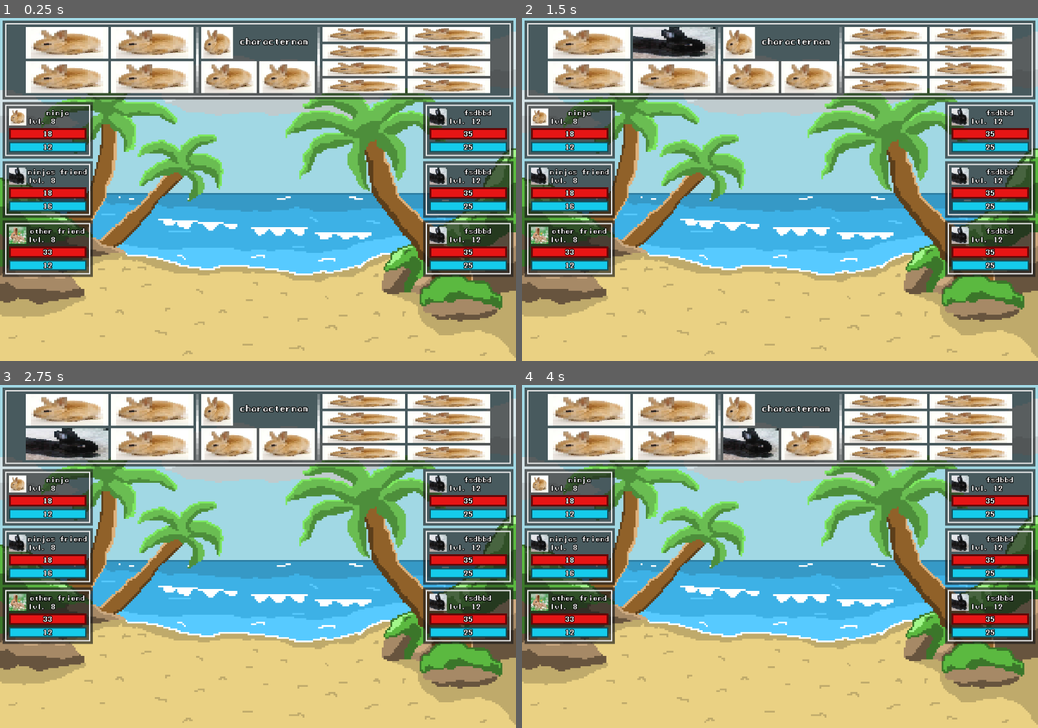
Above: before the commit, frames 1-4 (two rows, left to right).
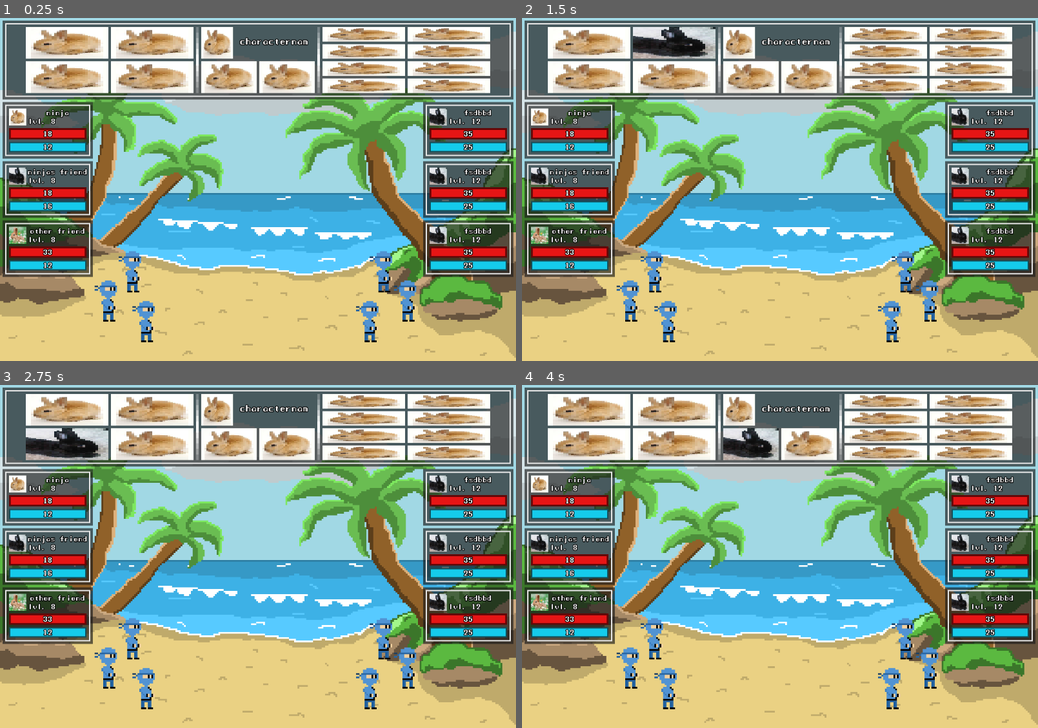
Above: after the commit, the same moments.

Repository: qwerty4u6/group-game
Game: Godot game, scene res://scenes/main.tscn
Two runs of this game, one before a commit and one after it. Both use one fixed random seed, a clock stepped at 60 frames per second and the inputs below.
Inputs (mouse positions are in pixels of both pictures, inside the frame that each line leads up to):
- Up to frame 1 (0.25 s): no input
- Up to frame 2 (1.5 s): click (589, 42) at 0.52 s; click (676, 42) at 1.27 s
- Up to frame 3 (2.75 s): click (67, 443) at 2.02 s
- Up to frame 4 (4 s): click (676, 443) at 2.77 s; click (749, 443) at 3.5 s

The runs differ from the first frame. In frame 1, 1.8% of the frame differs, in the area x 18-81%, y 67-95%; in frame 2, 1.8%; in frame 3, 1.8%; in frame 4, 1.8%.

Commit message:
this shit sucks

Diff:
--- a/scenes/action_box.gd
+++ b/scenes/action_box.gd
@@ -1,18 +1,12 @@
 extends Panel
 
-var text_box
-var action_box
-var empty_box
-var text_box_label
+@onready var text_box = get_node("MarginContainer/TextBox")
+@onready var action_box = get_node("MarginContainer/ActionBox")
+@onready var empty_box = get_node("MarginContainer/EmptyBox")
+@onready var text_box_label = text_box.get_node("MarginContainer/Label")
 
 signal text_done_displaying
 signal textbox_closed
-
-func _ready():
-	text_box = get_node("MarginContainer/TextBox")
-	action_box = get_node("MarginContainer/ActionBox")
-	empty_box = get_node("MarginContainer/EmptyBox")
-	text_box_label = text_box.get_node("MarginContainer/Label")
 
 func _input(event):
 	if Input.is_action_just_pressed("ui_accept") or Input.is_mouse_button_pressed(MOUSE_BUTTON_LEFT):
@@ -33,7 +27,7 @@
 
 func to_empty_box():
 	text_box.hide()
-	action_box.hite()
+	action_box.hide()
 	empty_box.show()
 
 func show_text(text):
--- a/scenes/battle.gd
+++ b/scenes/battle.gd
@@ -1,17 +1,22 @@
-extends Control # 390, 270
+extends Control
 
-var team_resources
 var members = []
 
 @onready var char_stat_display_scene = preload("res://scenes/char_stat_display.tscn")
+@onready var battle_character_scene = preload("res://scenes/battle_character.tscn")
 
 signal textbox_closed
 
 func _ready():
-	team_resources = [
+	var team_resources = [
 		load("res://resources/player characters/ninja.tres"),
 		load("res://resources/player characters/ninja2.tres"),
 		load("res://resources/player characters/ninja3.tres")
+	]
+	var team_member_positions = [
+		Vector2(308, 592),
+		Vector2(252, 660),
+		Vector2(340, 708),
 	]
 	var offset = (806 - team_resources.size() * 138) / 2
 	var i = 0
@@ -20,8 +25,13 @@
 		members.push_back(disp)
 		add_child(disp)
 		disp.init(team_resources[i])
+		disp.position = Vector2(6, offset + i * 138)
 
-		disp.position = Vector2(6, offset + i * 138)
+		var char = battle_character_scene.instantiate()
+		add_child(char)
+		char.init(disp)
+		char.position = team_member_positions[i]
+
 		i += 1
 
 	team_resources = [
@@ -29,14 +39,24 @@
 		load("res://resources/enemy characters/placeholder enemy.tres"),
 		load("res://resources/enemy characters/placeholder enemy.tres")
 	]
+	team_member_positions = [
+		Vector2(892, 592),
+		Vector2(948, 660),
+		Vector2(860, 708),
+	]
 	i = 0
 	for member in team_resources.size():
 		var disp = char_stat_display_scene.instantiate()
 		members.push_back(disp)
 		add_child(disp)
 		disp.init(team_resources[i])
+		disp.position = Vector2(984, offset + i * 138)
 
-		disp.position = Vector2(984, offset + i * 138)
+		var char = battle_character_scene.instantiate()
+		add_child(char)
+		char.init(disp)
+		char.position = team_member_positions[i]
+
 		i += 1
 
 	$ActionBox.to_action_box()
--- /dev/null
+++ b/scenes/battle_character.gd
@@ -0,0 +1,20 @@
+extends Area2D
+
+var stat_display
+
+@onready var mouse_area = $"/root/Battle/MouseArea"
+
+signal mouse_exit
+
+func init(disp):
+	stat_display = disp
+
+func _on_area_entered(area):
+	if area == mouse_area:
+		stat_display.start_hover()
+		await mouse_exit
+		stat_display.stop_hover()
+
+func _on_area_exited(area):
+	if area == mouse_area:
+		emit_signal("mouse_exit")
--- /dev/null
+++ b/scenes/battle_character.tscn
@@ -0,0 +1,120 @@
+[gd_scene load_steps=18 format=3 uid="uid://cncefid4cgbfx"]
+
+[ext_resource type="Script" path="res://scenes/battle_character.gd" id="1_3stde"]
+[ext_resource type="Texture2D" uid="uid://dqtpoe5bkwovu" path="res://assets/sprites/ninja idle.png" id="1_v4j24"]
+[ext_resource type="Texture2D" uid="uid://ss1gxhx2pbqx" path="res://assets/sprites/ninja running.png" id="2_dbat2"]
+
+[sub_resource type="RectangleShape2D" id="RectangleShape2D_fwdp6"]
+size = Vector2(56, 96)
+
+[sub_resource type="AtlasTexture" id="AtlasTexture_jtdmk"]
+atlas = ExtResource("1_v4j24")
+region = Rect2(0, 0, 16, 24)
+
+[sub_resource type="AtlasTexture" id="AtlasTexture_yu0ml"]
+atlas = ExtResource("1_v4j24")
+region = Rect2(16, 0, 16, 24)
+
+[sub_resource type="AtlasTexture" id="AtlasTexture_f2nbo"]
+atlas = ExtResource("1_v4j24")
+region = Rect2(32, 0, 16, 24)
+
+[sub_resource type="AtlasTexture" id="AtlasTexture_cvnn7"]
+atlas = ExtResource("1_v4j24")
+region = Rect2(0, 24, 16, 24)
+
+[sub_resource type="AtlasTexture" id="AtlasTexture_xll50"]
+atlas = ExtResource("1_v4j24")
+region = Rect2(16, 24, 16, 24)
+
+[sub_resource type="AtlasTexture" id="AtlasTexture_1845q"]
+atlas = ExtResource("1_v4j24")
+region = Rect2(32, 24, 16, 24)
+
+[sub_resource type="AtlasTexture" id="AtlasTexture_a86ul"]
+atlas = ExtResource("1_v4j24")
+region = Rect2(0, 48, 16, 24)
+
+[sub_resource type="AtlasTexture" id="AtlasTexture_po6bj"]
+atlas = ExtResource("1_v4j24")
+region = Rect2(16, 48, 16, 24)
+
+[sub_resource type="AtlasTexture" id="AtlasTexture_4gx0a"]
+atlas = ExtResource("2_dbat2")
+region = Rect2(0, 0, 16, 24)
+
+[sub_resource type="AtlasTexture" id="AtlasTexture_eg5vf"]
+atlas = ExtResource("2_dbat2")
+region = Rect2(16, 0, 16, 24)
+
+[sub_resource type="AtlasTexture" id="AtlasTexture_7c3a1"]
+atlas = ExtResource("2_dbat2")
+region = Rect2(0, 24, 16, 24)
+
+[sub_resource type="AtlasTexture" id="AtlasTexture_bhtts"]
+atlas = ExtResource("2_dbat2")
+region = Rect2(16, 24, 16, 24)
+
+[sub_resource type="SpriteFrames" id="SpriteFrames_btv5n"]
+animations = [{
+"frames": [{
+"duration": 1.0,
+"texture": SubResource("AtlasTexture_jtdmk")
+}, {
+"duration": 1.0,
+"texture": SubResource("AtlasTexture_yu0ml")
+}, {
+"duration": 1.0,
+"texture": SubResource("AtlasTexture_f2nbo")
+}, {
+"duration": 1.0,
+"texture": SubResource("AtlasTexture_cvnn7")
+}, {
+"duration": 1.0,
+"texture": SubResource("AtlasTexture_xll50")
+}, {
+"duration": 1.0,
+"texture": SubResource("AtlasTexture_1845q")
+}, {
+"duration": 1.0,
+"texture": SubResource("AtlasTexture_a86ul")
+}, {
+"duration": 1.0,
+"texture": SubResource("AtlasTexture_po6bj")
+}],
+"loop": true,
+"name": &"idle",
+"speed": 8.0
+}, {
+"frames": [{
+"duration": 1.0,
+"texture": SubResource("AtlasTexture_4gx0a")
+}, {
+"duration": 1.0,
+"texture": SubResource("AtlasTexture_eg5vf")
+}, {
+"duration": 1.0,
+"texture": SubResource("AtlasTexture_7c3a1")
+}, {
+"duration": 1.0,
+"texture": SubResource("AtlasTexture_bhtts")
+}],
+"loop": true,
+"name": &"running",
+"speed": 8.0
+}]
+
+[node name="BattleCharacter" type="Area2D"]
+script = ExtResource("1_3stde")
+
+[node name="CollisionShape2D" type="CollisionShape2D" parent="."]
+shape = SubResource("RectangleShape2D_fwdp6")
+
+[node name="AnimatedSprite2D" type="AnimatedSprite2D" parent="."]
+scale = Vector2(4, 4)
+sprite_frames = SubResource("SpriteFrames_btv5n")
+animation = &"idle"
+frame_progress = 0.876363
+
+[connection signal="area_entered" from="." to="." method="_on_area_entered"]
+[connection signal="area_exited" from="." to="." method="_on_area_exited"]
--- a/scenes/char_stat_display.gd
+++ b/scenes/char_stat_display.gd
@@ -11,6 +11,7 @@
 
 func _ready():
 	$SelectLabel.hide()
+	$SelectLabel.size = Vector2(210, 132) # why does it keep resizing should i have to do this
 
 func init(member):
 	res = member
@@ -38,11 +39,17 @@
 
 func _on_area_2d_area_entered(area):
 	if area == mouse_area:
-		$AnimationPlayer.play("selection")
-		$SelectLabel.show()
+		start_hover()
 		await mouse_exit
-		$SelectLabel.hide()
+		stop_hover()
 
 func _on_area_2d_area_exited(area):
 	if area == mouse_area:
 		emit_signal("mouse_exit")
+
+func start_hover():
+	$AnimationPlayer.play("selection")
+	$SelectLabel.show()
+
+func stop_hover():
+	$SelectLabel.hide()
--- a/scenes/char_stat_display.tscn
+++ b/scenes/char_stat_display.tscn
@@ -207,7 +207,8 @@
 anchor_right = 1.0
 anchor_bottom = 1.0
 offset_left = 125.0
-offset_right = 125.001
+offset_right = 335.0
+offset_bottom = 132.0
 grow_horizontal = 2
 grow_vertical = 2
 theme_override_colors/font_outline_color = Color(0, 0, 0, 1)
--- a/scenes/player.gd
+++ b/scenes/player.gd
@@ -3,10 +3,8 @@
 var velocity
 
 func _ready():
-	pass # Replace with function body.
+	pass
 
-
-# Called every frame. 'delta' is the elapsed time since the previous frame.
 func _process(delta):
 	velocity = Vector2.ZERO
 	if Input.is_action_pressed("move_up"):
